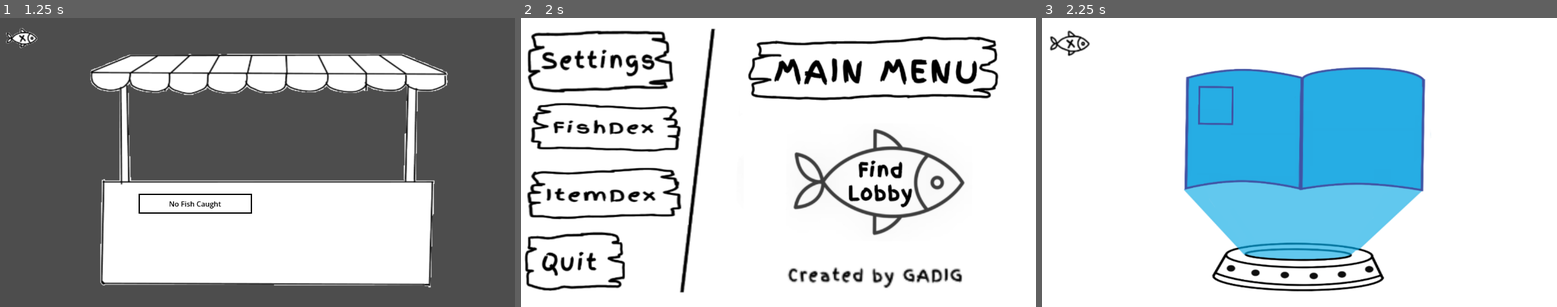
Above: before the commit, frames 1-3 (left to right).
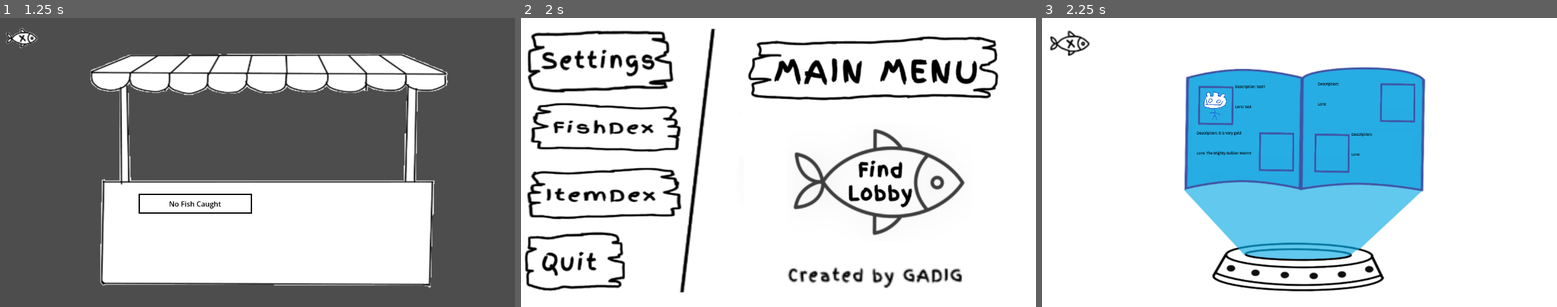
Above: after the commit, the same moments.

Repository: gmuGADIG/King-Fisher
Game: Godot game, scene res://ui/main_menu/main_menu.tscn
The game is run twice, just before and just after one commit, with the same random seed, the same clock (stepped at 60 frames per second) and the same inputs. The engine's default icon, where the game draws it, is replaced by a stand-in: a white triangle on a blue panel in a dark square.
Inputs (mouse positions are in pixels of both pictures, inside the frame that each line leads up to):
- Up to frame 1 (1.25 s): click (82, 127) at 0.5 s
- Up to frame 2 (2 s): click (541, 38) at 1.25 s
- Up to frame 3 (2.25 s): click (1124, 191) at 2 s

Frames 1-2 are identical in both runs. In frame 3, 1.1% of the frame differs, in the area x 30-73%, y 22-54%.

Commit message:
Implimentation of Image requirement

Diff:
--- a/items/item_base.gd
+++ b/items/item_base.gd
@@ -8,6 +8,7 @@
 @export var item_name: String = "Base Item"
 @export var description: String = ""
 @export var lore : String = ""
+@export var sprite : Texture
 
 var is_held: bool = false
 
--- a/items/item_helmet/item_helmet.tscn
+++ b/items/item_helmet/item_helmet.tscn
@@ -9,6 +9,10 @@
 [node name="Item" type="Area3D" unique_id=621433209]
 collision_layer = 4
 script = ExtResource("1_qcj4k")
+item_name = "Helmet"
+description = "test1"
+lore = "test"
+sprite = ExtResource("2_ubknq")
 metadata/_custom_type_script = "uid://b53s0xyvnpnrm"
 
 [node name="Sprite3D" type="Sprite3D" parent="." unique_id=1353045385]
--- a/ui/fish_dex/fishdex.gd
+++ b/ui/fish_dex/fishdex.gd
@@ -89,6 +89,7 @@
 	hide()
 
 func _on_draw() -> void:
+	print("Hi")
 	current_tab = 0
 	current_fish_index = 0
 	if len(fishdex_order) > 0:
--- a/ui/itemdex/itemdex.gd
+++ b/ui/itemdex/itemdex.gd
@@ -3,6 +3,9 @@
 
 var ITEMS = []
 var page = 0
+
+@onready var left_arrow = $Background/LeftArrow
+@onready var right_arrow = $Background/RightArrow
 
 # Called when the node enters the scene tree for the first time.
 func _ready() -> void:
@@ -16,19 +19,47 @@
 
 func setup_item(index : int) -> void:
 	var page_location = index - (page*4)
-	var item = ITEMS[index]
-	get_node("Item"+str(page_location)+"Container/Box/Image").texture = item.sprite
-	get_node("Item"+str(page_location)+"Container/Box/Description").text = item.description
-	get_node("Item"+str(page_location)+"Container/Box/Lore").text = item.lore
+	var item = ITEMS[index].instantiate()
+	get_node("Background/Item"+str(page_location)+"Container/Box/Image").texture = item.sprite
+	get_node("Background/Item"+str(page_location)+"Container/Textbox/Description").text = "Description: " + item.description
+	get_node("Background/Item"+str(page_location)+"Container/Textbox/Lore").text = "Lore: " + item.lore
+	print(item.item_name + ": " + item.description)
 
 func draw_page() -> void:
 	for i in range(4):
-		var index = page*4 + i
+		var index = page*4 + i + 1
 		if index < len(ITEMS):
 			setup_item(index)
-			get_node("Item"+str(i)+"Container").show()
+			print("Background/Item"+str(index)+"Container")
+			get_node("Background/Item"+str(index)+"Container").show()
 		else:
-			get_node("Item"+str(i)+"Container").hide()
+			get_node("Background/Item"+str(index)+"Container").hide()
+	if page == 0:
+		left_arrow.hide()
+	else:
+		left_arrow.show()
+	if (page+1)*4 <= len(ITEMS):
+		right_arrow.hide()
+	else:
+		right_arrow.show()
+
+var BlOCKEDITEMS = [
+	"item_base.tscn",
+	"swingable_item.tscn",
+	"throwable_item.tscn",
+]
+
+func loop_through_dir(location : String) -> void:
+	var dir = DirAccess.open(location)
+	if dir:
+		dir.list_dir_begin()
+		var file_name = dir.get_next()
+		while file_name != "":
+			if file_name.ends_with(".tscn") and file_name not in BlOCKEDITEMS:
+				var item_resource = load(location + "/" + file_name)
+				ITEMS.append(item_resource)
+			file_name = dir.get_next()
+		dir.list_dir_end()
 
 func load_items() -> void:
 	var location = "res://items"
@@ -37,11 +68,12 @@
 		dir.list_dir_begin()
 		var file_name = dir.get_next()
 		while file_name != "":
-			if file_name.ends_with(".tscn"):
+			if dir.current_is_dir():
+				loop_through_dir(location + "/" + file_name)
+			elif file_name.ends_with(".tscn") and file_name not in BlOCKEDITEMS:
 				var item_resource = load(location + "/" + file_name)
 				ITEMS.append(item_resource)
 			file_name = dir.get_next()
-		# ITEMS.sort_custom(custom_sort_items)
 		ITEMS.sort()
 		dir.list_dir_end()
 
@@ -49,3 +81,21 @@
 		var a_name = a.get("item_name")
 		var b_name = b.get("item_name")
 		return a_name < b_name
+
+
+func _on_left_arrow_pressed() -> void:
+	page -= 1
+	draw_page()
+
+func _on_right_arrow_pressed() -> void:
+	page += 1
+	draw_page()
+
+var first_draw = true
+func _draw() -> void:
+	print("Hi")
+	if not first_draw:
+		first_draw = false
+		return
+	print("Drawing Itemdex for the first time")
+	draw_page()
--- a/ui/itemdex/itemdex.tscn
+++ b/ui/itemdex/itemdex.tscn
@@ -4,6 +4,7 @@
 [ext_resource type="Texture2D" uid="uid://b4hg2q6p8f8xr" path="res://ui/fish_dex/fish_x.png" id="2_peb0g"]
 [ext_resource type="Texture2D" uid="uid://c7fyt1h4ljmf3" path="res://ui/itemdex/box.png" id="3_dfsup"]
 [ext_resource type="Texture2D" uid="uid://bokvrnhv3w3tr" path="res://ui/itemdex/background.png" id="3_wqiek"]
+[ext_resource type="Texture2D" uid="uid://bsphqh5kvj7g0" path="res://ui/itemdex/arrow.png" id="4_tq711"]
 
 [node name="Itemdex" type="Control" unique_id=976872789]
 layout_mode = 3
@@ -37,6 +38,7 @@
 offset_top = 11.0
 offset_right = 75.0
 offset_bottom = 86.0
+expand_mode = 1
 
 [node name="Textbox" type="VBoxContainer" parent="Background/Item1Container" unique_id=872120776]
 layout_mode = 2
@@ -61,6 +63,154 @@
 theme_override_font_sizes/font_size = 8
 autowrap_mode = 3
 clip_text = true
+
+[node name="Item2Container" type="HBoxContainer" parent="Background" unique_id=747432574]
+layout_mode = 0
+offset_left = 346.0
+offset_top = 252.0
+offset_right = 564.0
+offset_bottom = 347.0
+
+[node name="Textbox" type="VBoxContainer" parent="Background/Item2Container" unique_id=50791158]
+layout_mode = 2
+theme_override_constants/separation = -5
+
+[node name="Description" type="Label" parent="Background/Item2Container/Textbox" unique_id=1058447326]
+clip_contents = true
+custom_minimum_size = Vector2(135, 50)
+layout_mode = 2
+size_flags_vertical = 6
+theme_override_colors/font_color = Color(0, 0, 0, 1)
+theme_override_font_sizes/font_size = 8
+autowrap_mode = 3
+clip_text = true
+
+[node name="Lore" type="Label" parent="Background/Item2Container/Textbox" unique_id=504339220]
+clip_contents = true
+custom_minimum_size = Vector2(135, 50)
+layout_mode = 2
+size_flags_vertical = 6
+theme_override_colors/font_color = Color(0, 0, 0, 1)
+theme_override_font_sizes/font_size = 8
+autowrap_mode = 3
+clip_text = true
+
+[node name="Box" type="TextureRect" parent="Background/Item2Container" unique_id=675119649]
+layout_mode = 2
+texture = ExtResource("3_dfsup")
+
+[node name="Image" type="TextureRect" parent="Background/Item2Container/Box" unique_id=1561886179]
+layout_mode = 0
+offset_left = 5.0
+offset_top = 11.0
+offset_right = 75.0
+offset_bottom = 86.0
+expand_mode = 1
+
+[node name="Item3Container" type="HBoxContainer" parent="Background" unique_id=969074321]
+layout_mode = 0
+offset_left = 617.0
+offset_top = 142.0
+offset_right = 835.0
+offset_bottom = 237.0
+
+[node name="Textbox" type="VBoxContainer" parent="Background/Item3Container" unique_id=572954756]
+layout_mode = 2
+theme_override_constants/separation = -5
+
+[node name="Description" type="Label" parent="Background/Item3Container/Textbox" unique_id=980562160]
+clip_contents = true
+custom_minimum_size = Vector2(135, 50)
+layout_mode = 2
+size_flags_vertical = 6
+theme_override_colors/font_color = Color(0, 0, 0, 1)
+theme_override_font_sizes/font_size = 8
+autowrap_mode = 3
+clip_text = true
+
+[node name="Lore" type="Label" parent="Background/Item3Container/Textbox" unique_id=1275281479]
+clip_contents = true
+custom_minimum_size = Vector2(135, 50)
+layout_mode = 2
+size_flags_vertical = 6
+theme_override_colors/font_color = Color(0, 0, 0, 1)
+theme_override_font_sizes/font_size = 8
+autowrap_mode = 3
+clip_text = true
+
+[node name="Box" type="TextureRect" parent="Background/Item3Container" unique_id=531288119]
+layout_mode = 2
+texture = ExtResource("3_dfsup")
+
+[node name="Image" type="TextureRect" parent="Background/Item3Container/Box" unique_id=775305246]
+layout_mode = 0
+offset_left = 5.0
+offset_top = 11.0
+offset_right = 75.0
+offset_bottom = 86.0
+expand_mode = 1
+
+[node name="Item4Container" type="HBoxContainer" parent="Background" unique_id=953457426]
+layout_mode = 0
+offset_left = 609.0
+offset_top = 255.0
+offset_right = 827.0
+offset_bottom = 350.0
+
+[node name="Box" type="TextureRect" parent="Background/Item4Container" unique_id=1450567841]
+layout_mode = 2
+texture = ExtResource("3_dfsup")
+
+[node name="Image" type="TextureRect" parent="Background/Item4Container/Box" unique_id=1397194566]
+layout_mode = 0
+offset_left = 5.0
+offset_top = 11.0
+offset_right = 75.0
+offset_bottom = 86.0
+expand_mode = 1
+
+[node name="Textbox" type="VBoxContainer" parent="Background/Item4Container" unique_id=200252994]
+layout_mode = 2
+theme_override_constants/separation = -5
+
+[node name="Description" type="Label" parent="Background/Item4Container/Textbox" unique_id=1741509971]
+clip_contents = true
+custom_minimum_size = Vector2(135, 50)
+layout_mode = 2
+size_flags_vertical = 6
+theme_override_colors/font_color = Color(0, 0, 0, 1)
+theme_override_font_sizes/font_size = 8
+autowrap_mode = 3
+clip_text = true
+
+[node name="Lore" type="Label" parent="Background/Item4Container/Textbox" unique_id=1966551075]
+clip_contents = true
+custom_minimum_size = Vector2(135, 50)
+layout_mode = 2
+size_flags_vertical = 6
+theme_override_colors/font_color = Color(0, 0, 0, 1)
+theme_override_font_sizes/font_size = 8
+autowrap_mode = 3
+clip_text = true
+
+[node name="RightArrow" type="Button" parent="Background" unique_id=523777718]
+layout_mode = 0
+offset_left = 803.0
+offset_top = 344.0
+offset_right = 853.0
+offset_bottom = 393.0
+icon = ExtResource("4_tq711")
+flat = true
+
+[node name="LeftArrow" type="Button" parent="Background" unique_id=1388117822]
+layout_mode = 0
+offset_left = 365.0
+offset_top = 380.0
+offset_right = 415.0
+offset_bottom = 429.0
+rotation = -3.1415927
+icon = ExtResource("4_tq711")
+flat = true
 
 [node name="Back_Button" type="Button" parent="." unique_id=413754069]
 layout_mode = 0
@@ -72,4 +222,6 @@
 expand_icon = true
 metadata/_edit_lock_ = true
 
+[connection signal="pressed" from="Background/RightArrow" to="." method="_on_right_arrow_pressed"]
+[connection signal="pressed" from="Background/LeftArrow" to="." method="_on_left_arrow_pressed"]
 [connection signal="pressed" from="Back_Button" to="." method="_on_back_button_pressed"]
Not shown: 1 places in items/swingable_item.tscn that only renumber resources
Binary file added: ui/itemdex/arrow.png
Not shown, added: ui/itemdex/arrow.png.import
